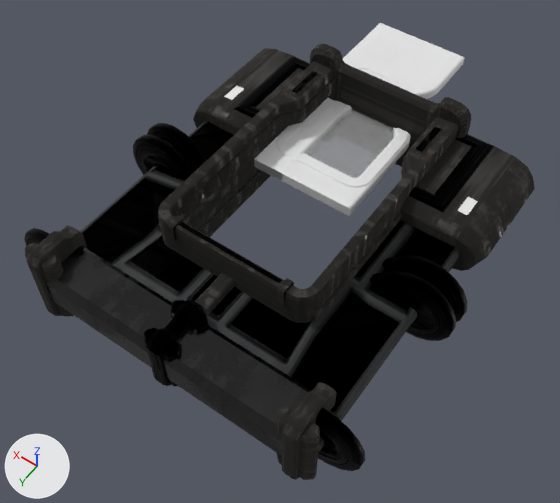
A saved change to the Blender file src/addons/no_mans_sky_base_builder/models-high-res/assets/B_DOORT0_H.blend.
Camera for both pictures: a camera (50 mm lens) standing at (-2.48, 5.24, 5.2) and looking at (0.05, 1.7, -0.37). Lighting does not change. The marker at lower left points along +X, +Y and +Z. The first picture is the older version.

The first picture shows 'B_DOORT0_H'.
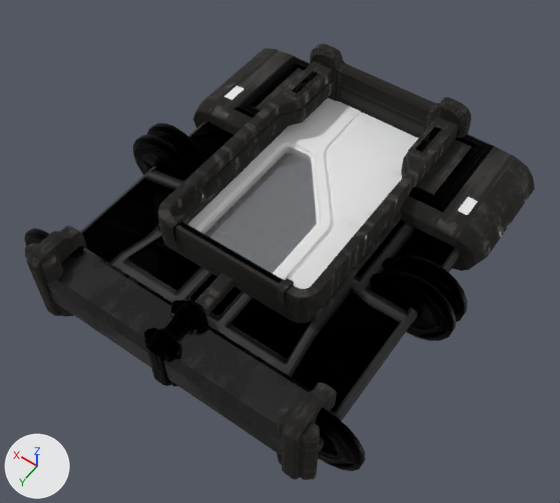
What differs and where, as boxes [x1, y1, x2, y2] in the pictures (560 x 503 px; the box of a moved part takes in the faces that stretch with it):
'B_DOORT0_H', surface changed, reshaped: before [24, 23, 535, 480]; after [24, 43, 535, 480]
part 1 of me_b_doort0_h, moved or reshaped (not visible afterwards): before [350, 141, 410, 214]
part 2 of me_b_doort0_h, moved or reshaped (not visible before): after [243, 125, 332, 223]
part 3 of me_b_doort0_h, moved or reshaped: before [282, 136, 409, 208]; after [188, 179, 332, 280]
part 4 of me_b_doort0_h, moved or reshaped: before [349, 137, 411, 209]; after [288, 224, 334, 279]
part 5 of me_b_doort0_h, moved or reshaped (not visible afterwards): before [254, 161, 350, 216]
part 6 of me_b_doort0_h, moved or reshaped: before [304, 109, 394, 178]; after [202, 148, 316, 273]
part 7 of me_b_doort0_h, moved or reshaped: before [287, 131, 306, 146]; after [326, 240, 346, 257]
part 8 of me_b_doort0_h, moved or reshaped (not visible before): after [296, 273, 317, 289]
part 9 of me_b_doort0_h, moved or reshaped (not visible before): after [343, 208, 370, 228]
part 10 of me_b_doort0_h, deleted: before [254, 23, 461, 180]
part 11 of me_b_doort0_h, moved or reshaped: before [152, 48, 515, 386]; after [188, 98, 418, 289]

Patch to the scene script:
```diff
--- a/src/addons/no_mans_sky_base_builder/models-high-res/assets/B_DOORT0_H.blend.py
+++ b/src/addons/no_mans_sky_base_builder/models-high-res/assets/B_DOORT0_H.blend.py
@@ mat_glassrefractionmat2 @@
 n3 = _N.new('ShaderNodeMixRGB'); n3.name = 'Mix (Legacy)'
-n3.inputs[0].default_value = 0.0  # 'Factor'
 _L.new(n2.outputs[0], n3.inputs[2])  # 'Color' to 'Color2'
@@ me_b_doort0_h @@
 # used by ob_b_doort0_h; location = (0.0, 0.0, 0.0)
-me_b_doort0_h.from_pydata(...)  # 6371 vertices, 2376 faces; spans x -1.69..1.69, y -1.25..3.39, z -0.57..0.57
+me_b_doort0_h.from_pydata(...)  # 6332 vertices, 2038 faces; spans x -1.69..1.69, y -0.01..3.39, z -0.57..0.57
+# me_b_doort0_h part 1: the loose piece of 20 vertices spanning x -0.37..0.22, y -1.25..1.22, z -0.04..0.04 is moved by (0.0, 1.33, 0.0)
+# me_b_doort0_h part 2: the loose piece of 13 vertices spanning x -0.33..0.7, y -0.69..0.12, z 0.05 is moved by (0.0, 1.33, 0.0)
+# me_b_doort0_h part 3: the loose piece of 12 vertices spanning x -0.35..0.7, y 0.11..1.22, z 0.05 is moved by (0.0, 1.33, 0.0)
+# me_b_doort0_h part 4: the loose piece of 8 vertices spanning x -0.37..-0.33, y 0.11..1.22, z 0.04..0.05 is moved by (0.0, 1.33, 0.0)
+# me_b_doort0_h part 5: the loose piece of 6 vertices spanning x -0.37..0.7, y 1.22, z -0.05..0.05 is moved by (0.0, 1.33, 0.0)
+# me_b_doort0_h part 6: the loose piece of 4 vertices spanning x -0.25..0.6, y -1.0..0.95, z 0.02 is moved by (0.0, 1.33, 0.0)
+# me_b_doort0_h part 7: the loose piece of 4 vertices spanning x 0.46..0.62, y 0.69..0.85, z 0.06 is moved by (-1.08, 0.9, 0.0)
+# me_b_doort0_h part 8: the loose piece of 4 vertices spanning x 0.46..0.62, y 0.69..0.85, z -0.06 is moved by (-1.08, 1.33, 0.12)
+# me_b_doort0_h part 9: the loose piece of 4 vertices spanning x 0.38..0.66, y -0.14..0.03, z 0.06 is moved by (-1.03, 1.33, 0.0)
+# me_b_doort0_h part 10: 27 loose pieces with 112 vertices, spanning x -0.22..0.81, y -1.25..1.22, z -0.06..0.06, are deleted
+# me_b_doort0_h part 11: 659 vertices removed from x -1.14..1.14, y -1.25..3.18, z -0.42..0.42; 740 vertices added at x -0.81..0.7, y 0.08..2.55, z -0.06..0.06
+# other edits to the shape of me_b_doort0_h do not show in these pictures
 me_b_doort0_h.materials.append(mat_builderstrimmat)
```
